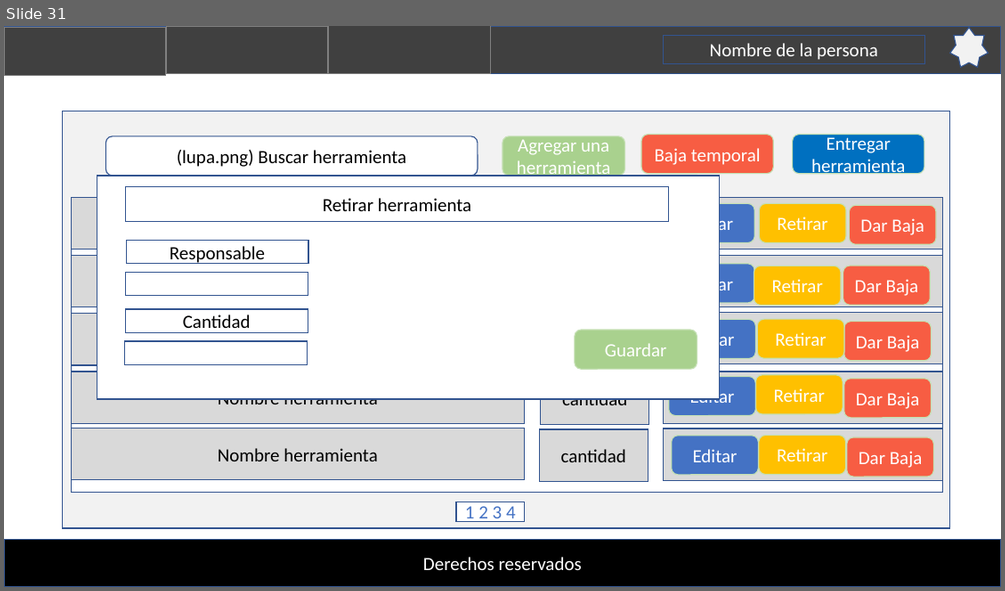
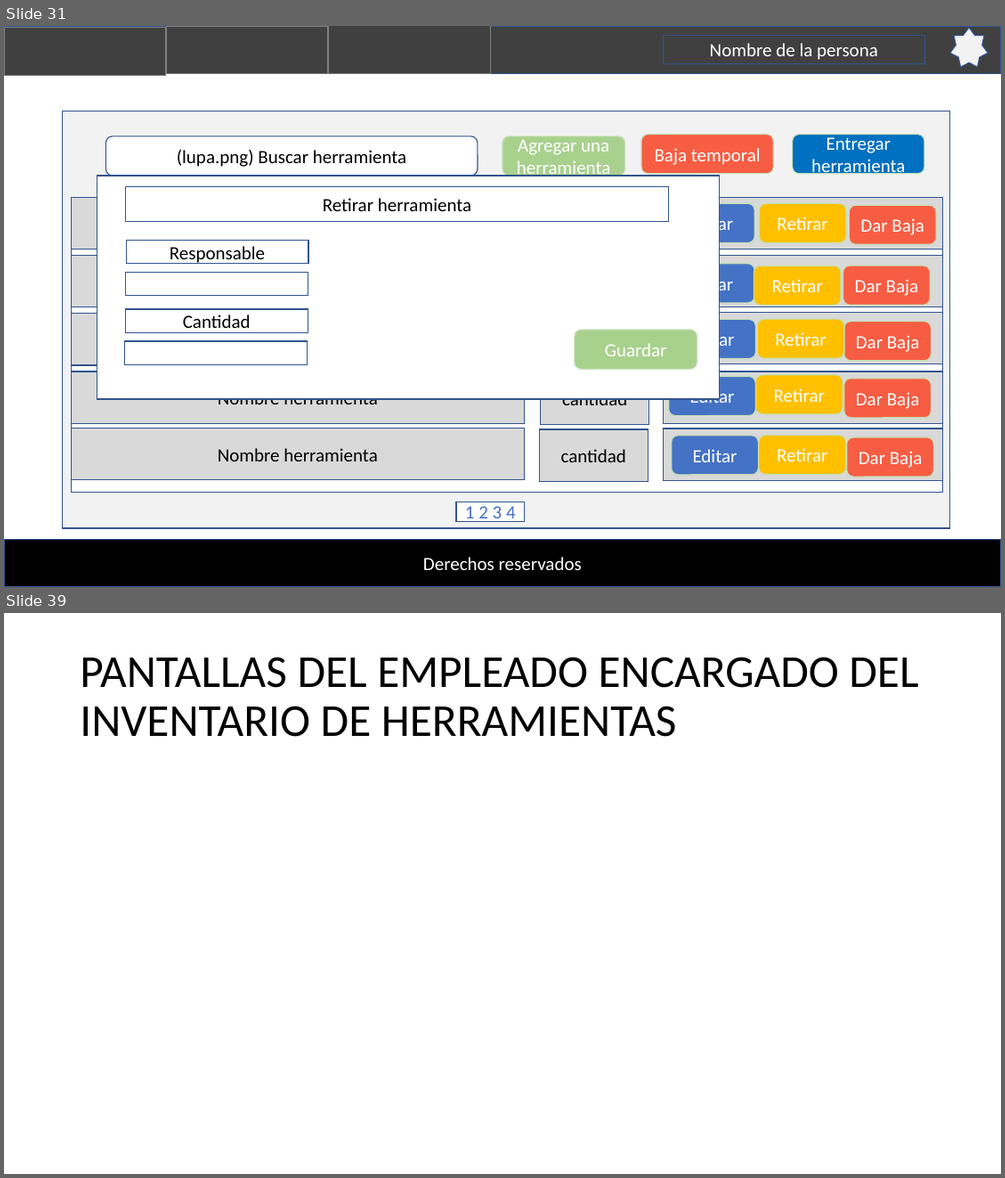
Before and after one commit to aodvmake/practica, a slide deck: wireframe.pptx. Shown one above the other, each under a label of ours: slide 31 before the commit, slides 31 and 39 after it; the slides between them are not shown. The pictures are 1005x591 and 1005x1178 pixels, drawn with LibreOffice and Linux fonts; fonts in the diff are those of the drawing. Boxes give left, top, right and bottom in pixels: in the first picture for what was removed or moved away, otherwise in the second. Text is boxed around its words. In the diff, an @@ line names an element or a change of style, - is before the commit and + after.

```diff
--- a/wireframe.pptx
+++ b/wireframe.pptx
@@ slide 39 added at (x1=4, y1=613, x2=1001, y2=1174), background #FFFFFF @@
@@ title added at (x1=80, y1=657, x2=918, y2=737), 44 pt, text #000000 @@
+PANTALLAS DEL EMPLEADO ENCARGADO DEL INVENTARIO DE HERRAMIENTAS
```
Also in this commit, not shown: 14 other slides added, 6 other files.
